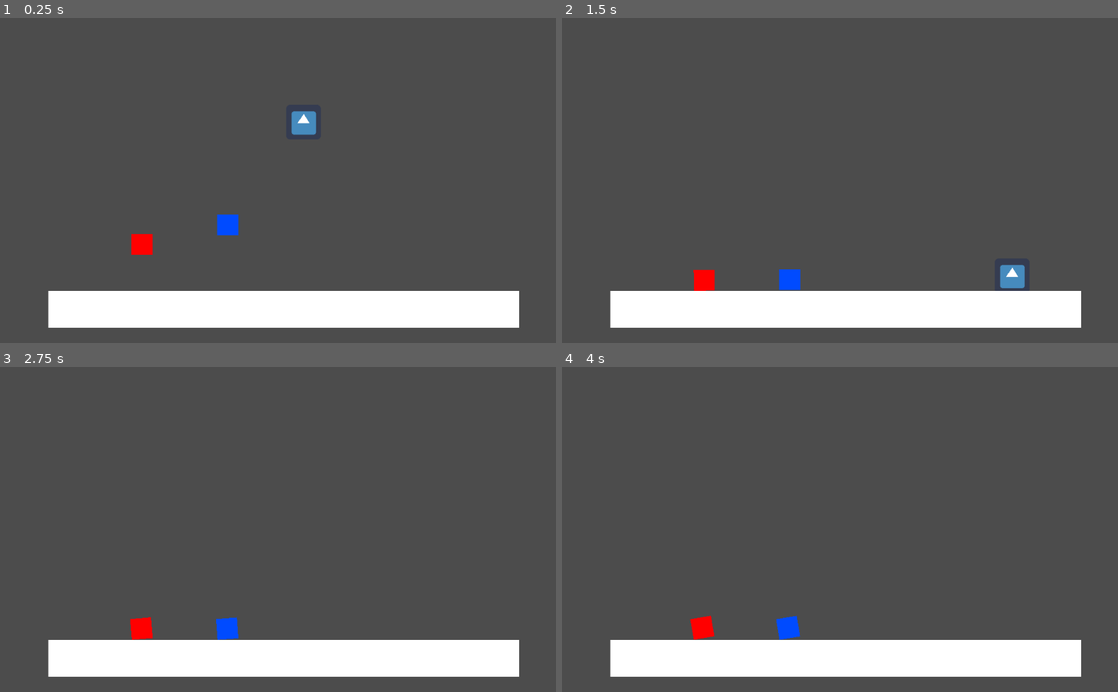
Above: before the commit, frames 1-4 (two rows, left to right).
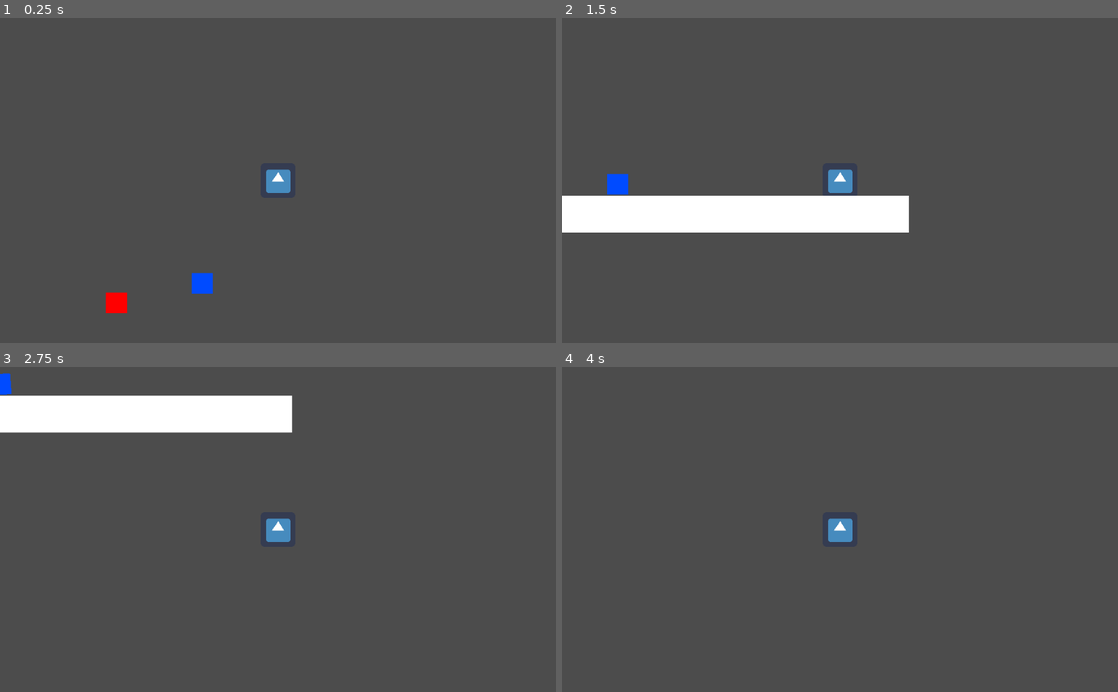
Above: after the commit, the same moments.

Repository: hedgein/hedgejam-2
Game: Godot game, scene res://main.tscn
Same seed, same stepped clock (60 frames per second), same inputs: the game is played once before the commit and once after it. The engine's default icon, where the game draws it, is replaced by a stand-in: a white triangle on a blue panel in a dark square.
Inputs:
- Up to frame 1 (0.25 s): no input
- Up to frame 2 (1.5 s): hold D (move_right) from 0.53 s (still down); tap W (jump) at 0.6, 0.77, 1.07, 1.35 s
- Up to frame 3 (2.75 s): tap W (jump) at 1.52, 1.82, 2.1 s; release D (move_right) at 2.03 s; hold A (move_left) from 2.03 s (still down)
- Up to frame 4 (4 s): release A (move_left) at 2.78 s; hold D (move_right) from 2.78 s (still down); tap W (jump) at 2.85, 3.02, 3.32, 3.6, 3.77 s

The runs differ from the first frame. In frame 1, 11% of the frame differs, in the area x 8-94%, y 28-96%; in frame 2, 18%, in the area x 0-94%, y 46-96%; in frame 3, 17%; in frame 4, 10%.

Commit message:
added darkness

Diff:
--- a/Actors/Player.gd
+++ b/Actors/Player.gd
@@ -8,7 +8,9 @@
 export (float, 0, 1.0) var acceleration = 0.25
 
 var velocity = Vector2.ZERO
+var dark = false
 
+onready var darkness = $darkness
 # geting player input with our own function
 func get_input():
 	var dir = 0
@@ -23,10 +25,12 @@
 
 # and finaly calculating the movement
 func _physics_process(delta):
+
 	get_input()
 	velocity.y += gravity * delta
 	velocity = move_and_slide(velocity, Vector2.UP)
-	if Input.is_action_pressed("move_up"):
+	if Input.is_action_just_pressed("move_up"):
+
 		if is_on_floor():
 			velocity.y = jump_speed
 	if Input.is_action_just_released("move_up"): # this will check to see if are jump key is released and stop the player jumping
--- a/Actors/Player.tscn
+++ b/Actors/Player.tscn
@@ -1,24 +1,24 @@
-[gd_scene load_steps=5 format=2]
+[gd_scene load_steps=4 format=2]
 
 [ext_resource path="res://icon.png" type="Texture" id=1]
 [ext_resource path="res://Actors/Player.gd" type="Script" id=2]
-
-[sub_resource type="SpriteFrames" id=5]
-animations = [ {
-"frames": [ ExtResource( 1 ) ],
-"loop": true,
-"name": "default",
-"speed": 5.0
-} ]
 
 [sub_resource type="RectangleShape2D" id=6]
 extents = Vector2( 28, 28 )
 
 [node name="Player" type="KinematicBody2D"]
 script = ExtResource( 2 )
-
-[node name="AnimatedSprite" type="AnimatedSprite" parent="."]
-frames = SubResource( 5 )
+__meta__ = {
+"_edit_group_": true
+}
 
 [node name="CollisionShape2D" type="CollisionShape2D" parent="."]
 shape = SubResource( 6 )
+
+[node name="Sprite" type="Sprite" parent="."]
+texture = ExtResource( 1 )
+
+[node name="AnimationPlayer" type="AnimationPlayer" parent="."]
+
+[node name="Camera2D" type="Camera2D" parent="."]
+current = true
--- /dev/null
+++ b/main.gd
@@ -0,0 +1,11 @@
+extends Node2D
+onready var darkness = $darkness
+var dark = false
+
+func _physics_process(delta):
+	darkness.visible = dark
+	if Input.is_action_just_pressed("jump") and get_node("Player").is_on_floor():
+		if dark == false:
+			dark = true
+		else:
+			dark = false
--- a/main.tscn
+++ b/main.tscn
@@ -1,6 +1,7 @@
-[gd_scene load_steps=6 format=2]
+[gd_scene load_steps=8 format=2]
 
 [ext_resource path="res://Actors/Player.tscn" type="PackedScene" id=1]
+[ext_resource path="res://main.gd" type="Script" id=2]
 
 [sub_resource type="QuadMesh" id=1]
 
@@ -12,7 +13,10 @@
 
 [sub_resource type="CubeMesh" id=4]
 
+[sub_resource type="QuadMesh" id=5]
+
 [node name="main" type="Node2D"]
+script = ExtResource( 2 )
 
 [node name="Player" parent="." instance=ExtResource( 1 )]
 position = Vector2( 559, 159 )
@@ -65,3 +69,10 @@
 position = Vector2( 263.75, 478.25 )
 scale = Vector2( 19.25, 19.25 )
 mesh = SubResource( 4 )
+
+[node name="darkness" type="MeshInstance2D" parent="."]
+visible = false
+modulate = Color( 0, 0, 0, 1 )
+position = Vector2( 1522.12, 515.375 )
+scale = Vector2( 7371.75, 3018.75 )
+mesh = SubResource( 5 )
